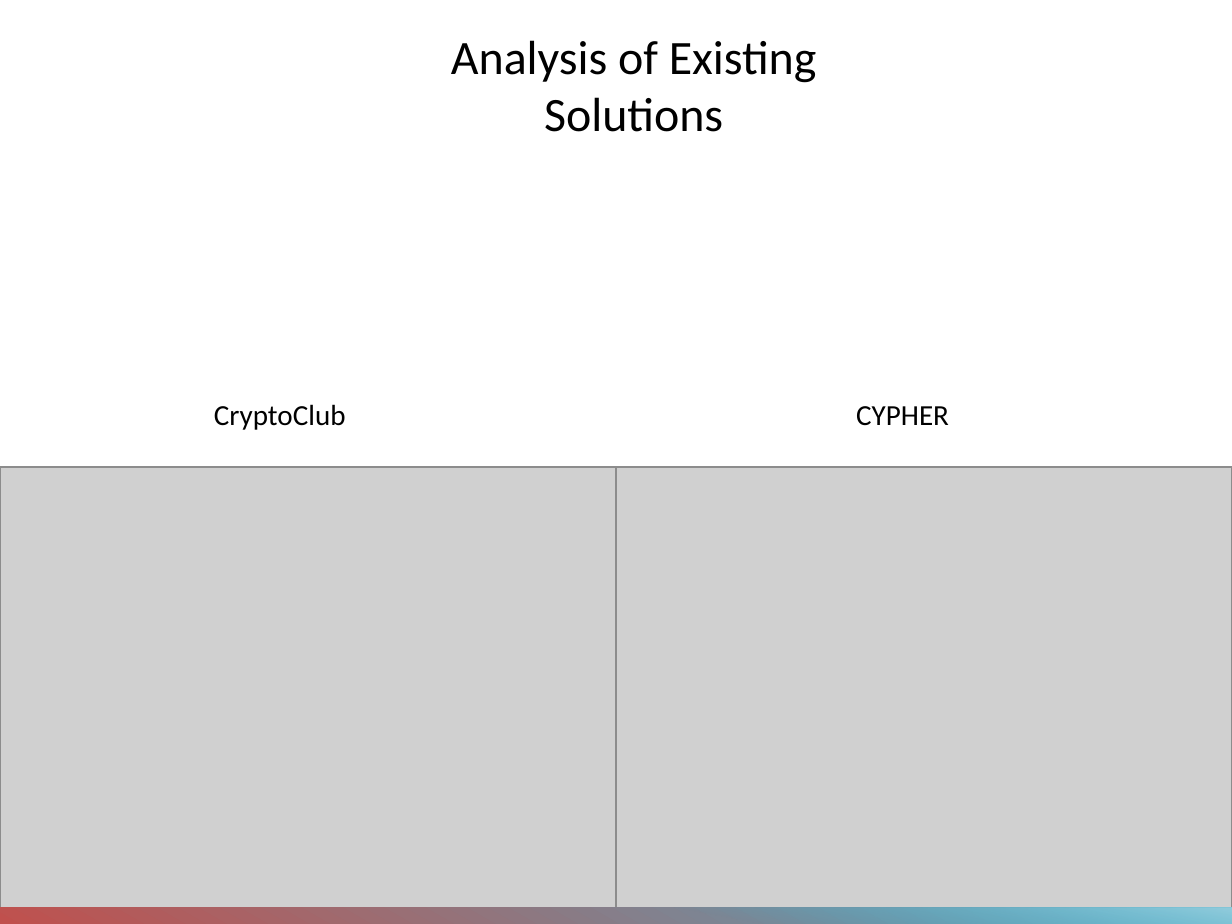
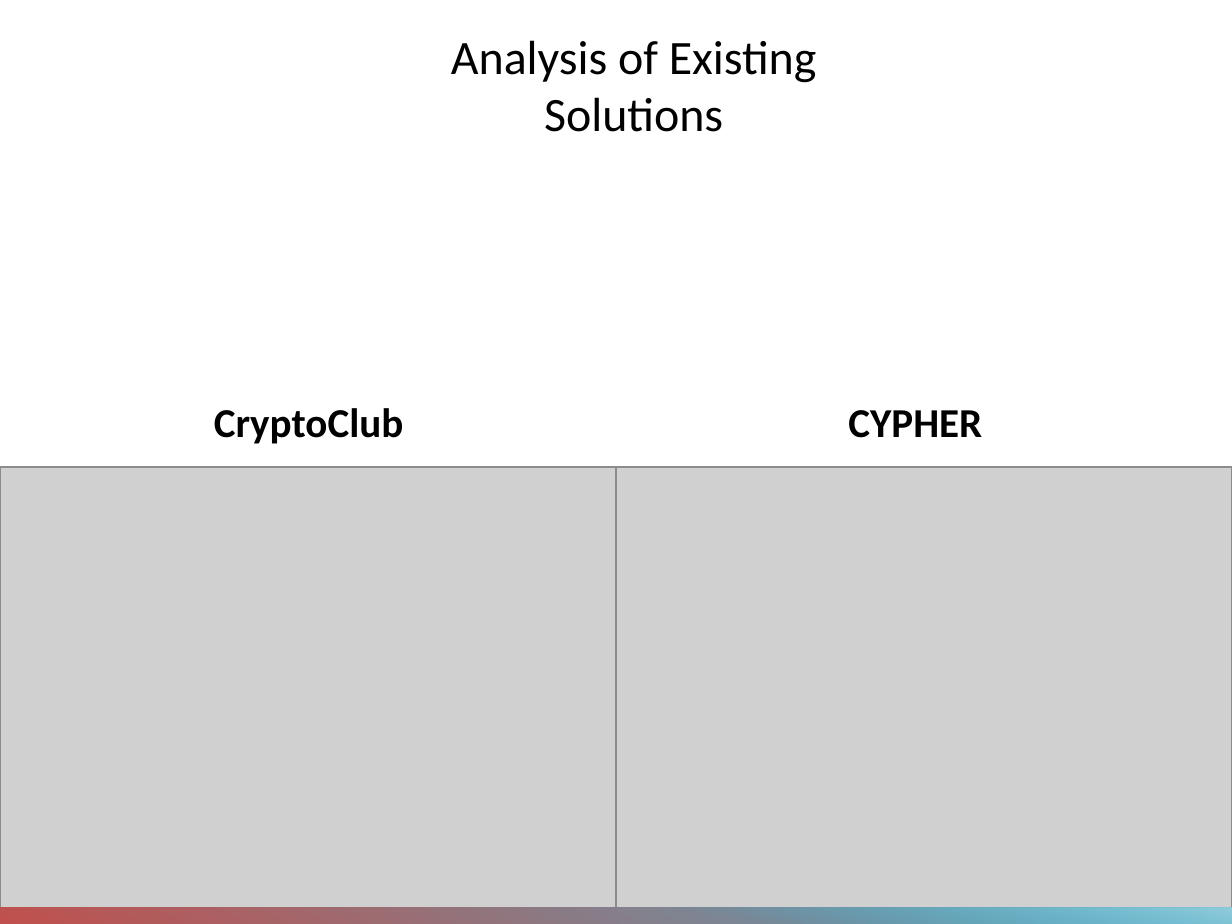
Before and after one commit to Firas-amaria/FinalProject-CryptoGame, a slide deck: slide 9 of enigma_academy_presentation.pptx (slide 5 before the commit). Drawn at 1232x924 pixels with LibreOffice and Linux fonts; fonts in the diff are those of the drawing; grey boxes stand for pictures. Boxes give left, top, right and bottom in pixels: in the first picture for what was removed or moved away, otherwise in the second. Text is boxed around its words. In the diff, an @@ line names an element or a change of style, - is before the commit and + after.

```diff
--- a/enigma_academy_presentation.pptx
+++ b/enigma_academy_presentation.pptx
@@ text "CryptoClub CYPHER" at (214,408,982,444): size 17 to 24 pt, bold on @@
```
Also in this commit, not shown: 10 other slides changed, 18 slides added, 2 slides removed.
